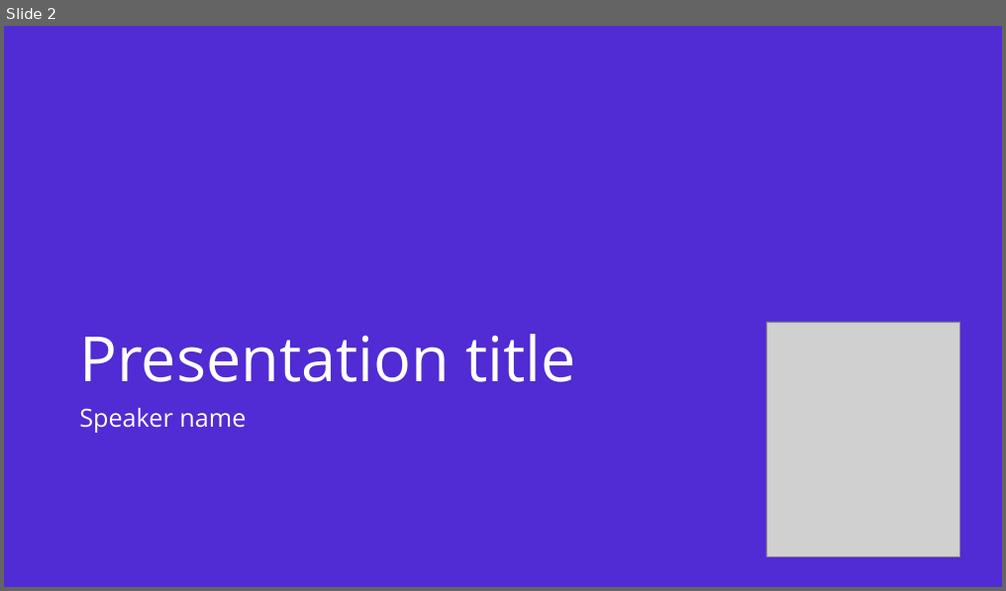
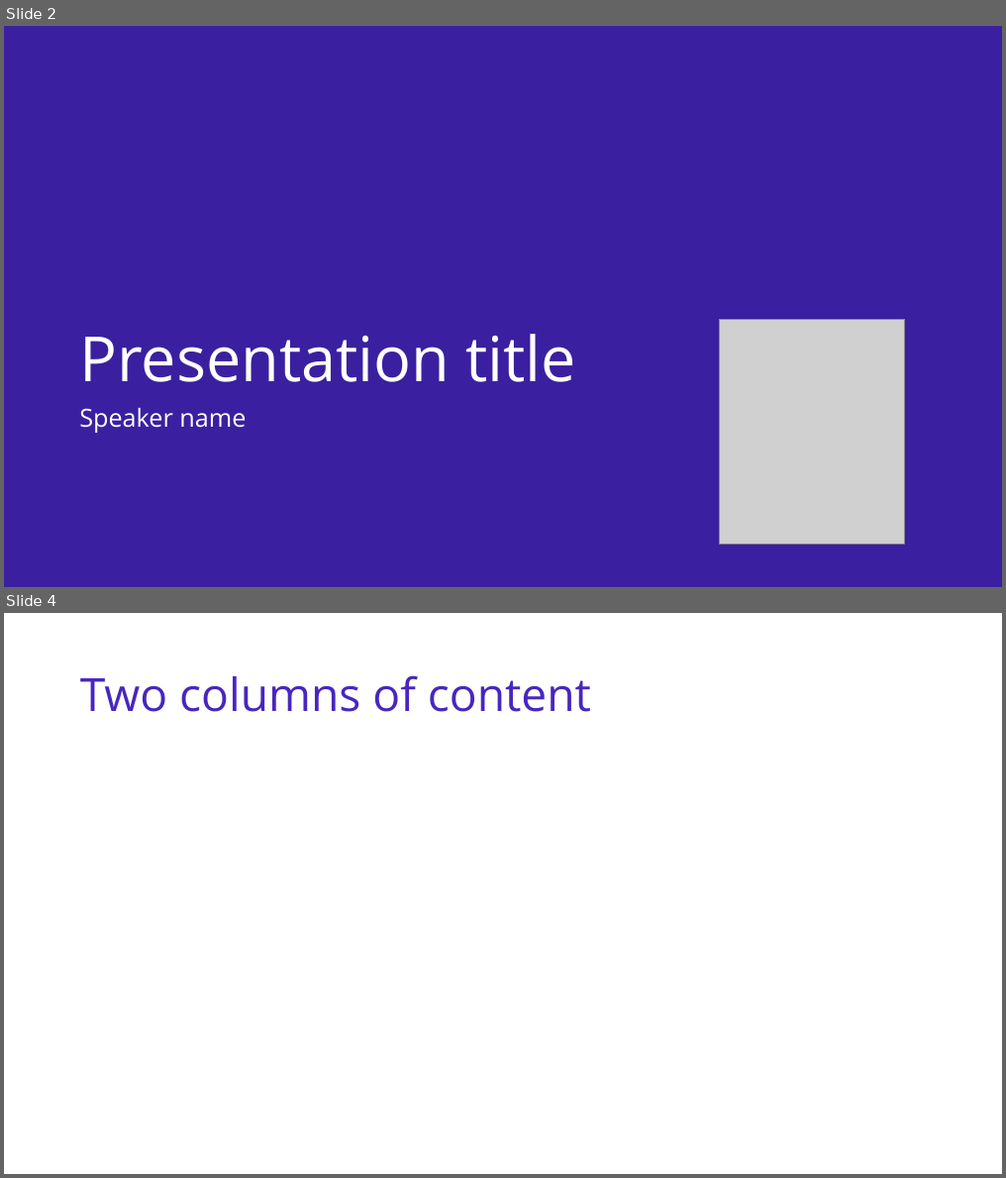
Before and after one commit to dotnet/brand, a slide deck: presentation-template/dotnet-deck-template.odp. Shown one above the other, each under a label of ours: slide 2 before the commit, slides 2 and 4 after it; the slides between them are not shown. The pictures are 1006x591 and 1006x1178 pixels, drawn with LibreOffice and Linux fonts; fonts in the diff are those of the drawing; grey boxes stand for pictures. Boxes give left, top, right and bottom in pixels: in the first picture for what was removed or moved away, otherwise in the second. Text is boxed around its words. In the diff, an @@ line names an element or a change of style, - is before the commit and + after.

```diff
--- a/presentation-template/dotnet-deck-template.odp
+++ b/presentation-template/dotnet-deck-template.odp
@@ slide 4 added at (x1=4, y1=613, x2=1002, y2=1174), background #FFFFFF @@
@@ title added at (x1=80, y1=675, x2=591, y2=712), 44 pt, text #4826C0 @@
+Two columns of content
@@ slide 2 changed as well @@
@@ background #512BD3 to #3A20A0 @@
@@ picture resized from (x1=766, y1=322, x2=960, y2=557) to (x1=720, y1=319, x2=905, y2=545) @@
```
Also in this commit, not shown: 4 other slides changed, 8 other slides added, 8 slides removed, 7 other files.
